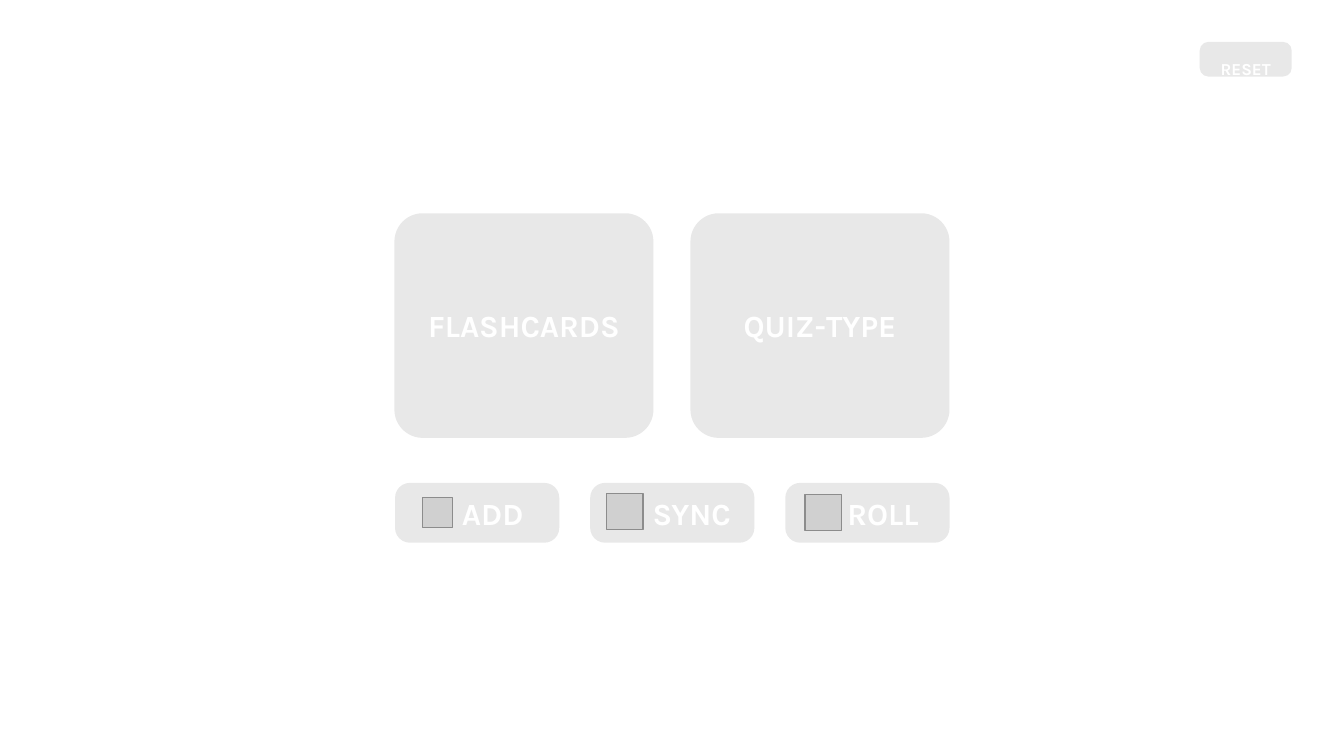
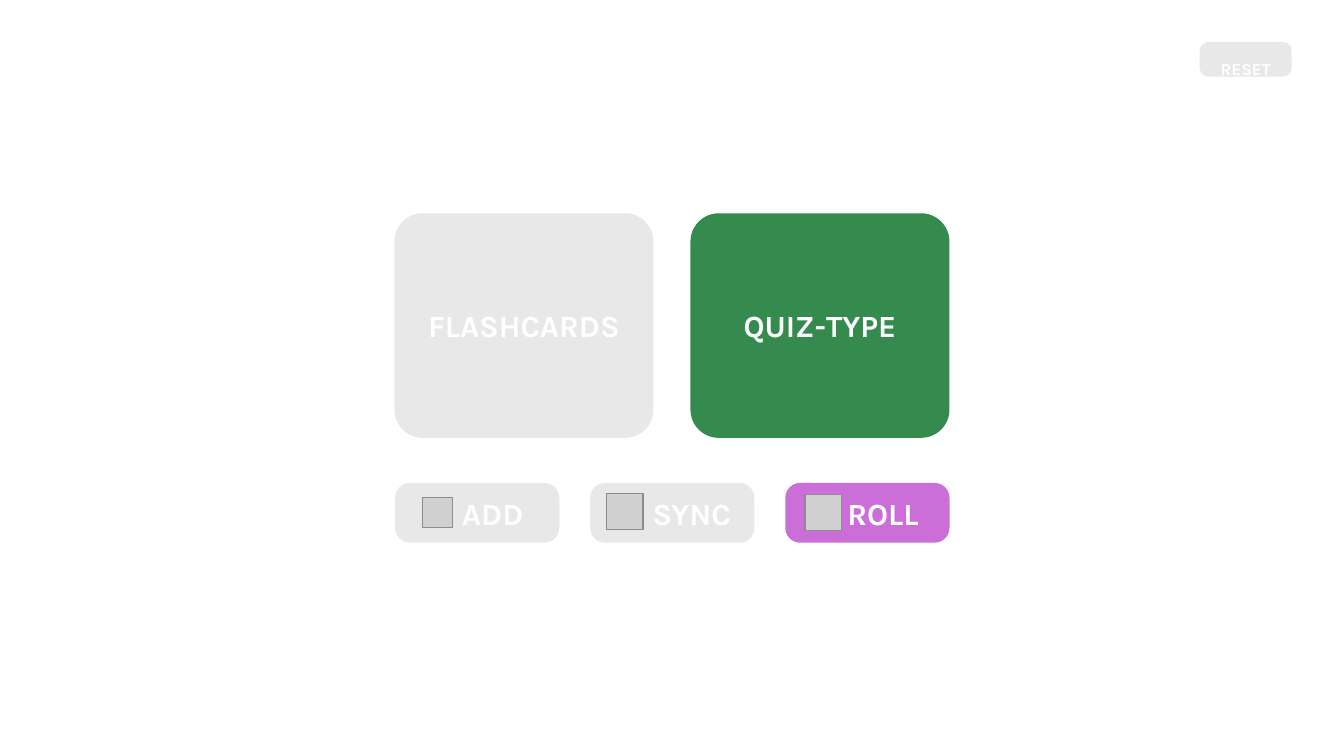
Before and after one commit to JoshuaRifareal/LET-Flashcards, a slide deck: slide 1 of Cards.pptm. Drawn at 1344x756 pixels with LibreOffice and Linux fonts; fonts in the diff are those of the drawing; grey boxes stand for pictures; background and template pictures are left out. Boxes give left, top, right and bottom in pixels: in the first picture for what was removed or moved away, otherwise in the second. Text is boxed around its words. In the diff, an @@ line names an element or a change of style, - is before the commit and + after.

```diff
--- a/Cards.pptm
+++ b/Cards.pptm
@@ rounded rectangle "QUIZ-TYPE" at box(691, 214, 950, 439): fill #E8E8E8 to #358B4E @@
@@ rounded rectangle "ROLL" at box(785, 483, 950, 542): fill #E8E8E8 to #CC6ED8 @@
```
Also in this commit, not shown: 5 slides added, 1 other file.
